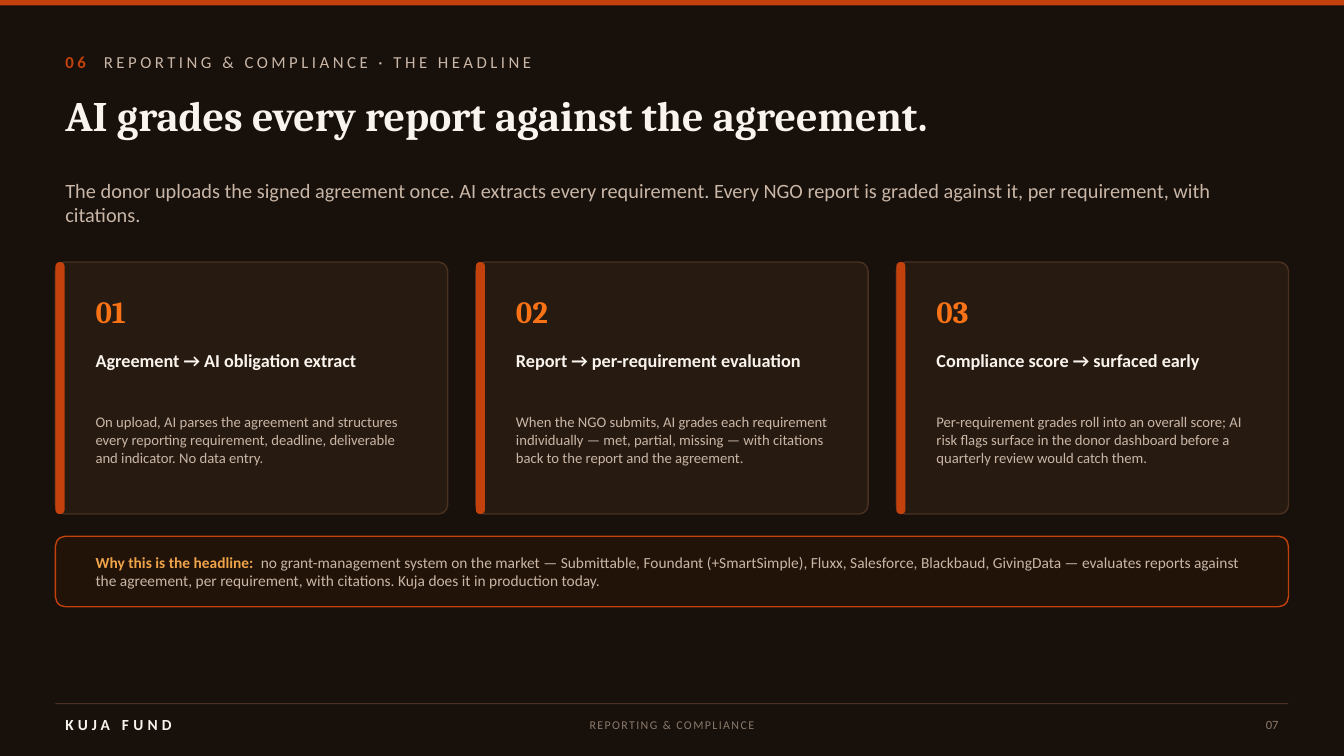
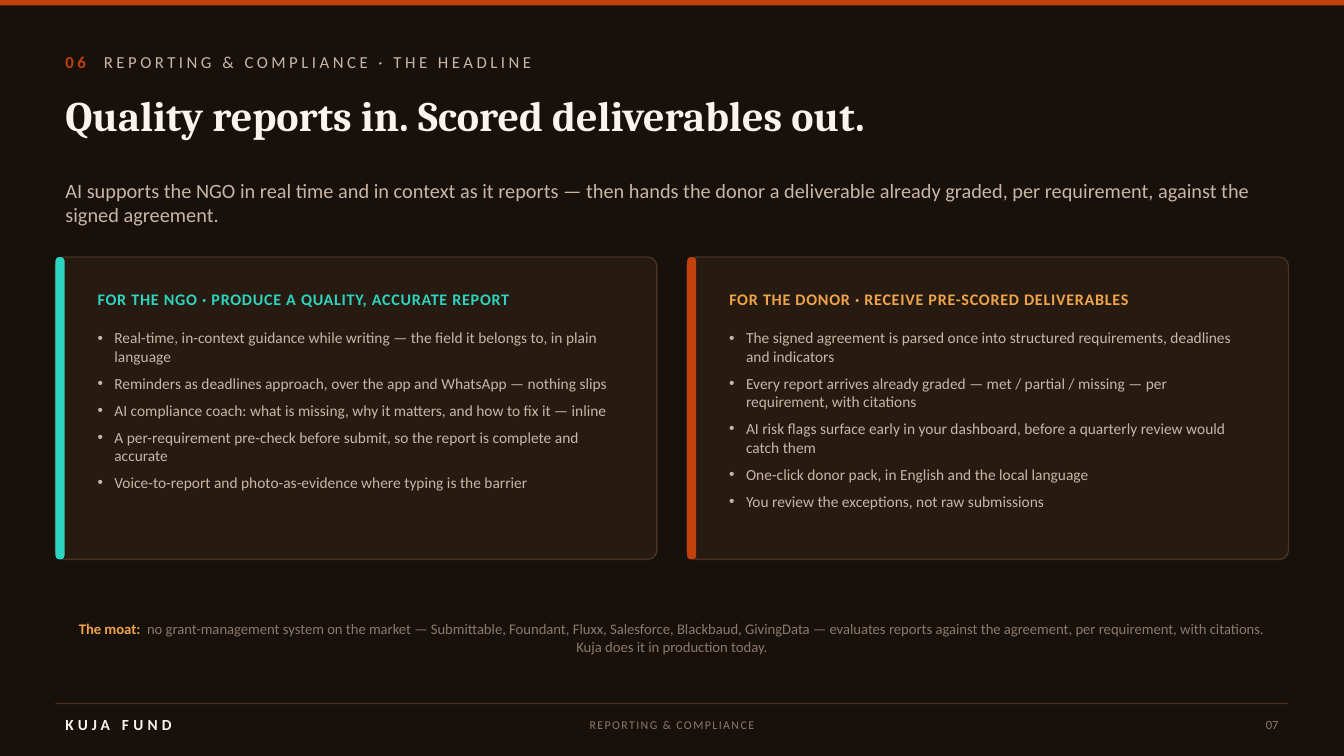
Before and after one commit to idirisloyan/kuja-grant, a slide deck: slide 7 of docs/Kuja_Grant_Pitch_Deck_V6_Aug2026.pptx. Drawn at 1344x756 pixels with LibreOffice and Linux fonts; fonts in the diff are those of the drawing. Boxes give left, top, right and bottom in pixels: in the first picture for what was removed or moved away, otherwise in the second. Text is boxed around its words. In the diff, an @@ line names an element or a change of style, - is before the commit and + after.

```diff
--- a/docs/Kuja_Grant_Pitch_Deck_V6_Aug2026.pptx
+++ b/docs/Kuja_Grant_Pitch_Deck_V6_Aug2026.pptx
@@ text at [65, 102, 864, 141]: text changed @@
-AI grades every report against the agreement.
+Quality reports in. Scored deliverables out.
@@ text at [65, 184, 1249, 226]: text changed @@
-The donor uploads the signed agreement once. AI extracts every requirement. Every NGO report is graded against it, per requirement, with citations.
+AI supports the NGO in real time and in context as it reports — then hands the donor a deliverable already graded, per requirement, against the signed agreement.
@@ rounded rectangle at [55, 257, 657, 560]: proportions changed @@
@@ rounded rectangle: place and size @@
-rounded rectangle at [55, 262, 448, 514]
+rounded rectangle at [55, 257, 657, 560]
@@ rounded rectangle: place and size @@
-rounded rectangle at [55, 262, 65, 514]
+rounded rectangle at [55, 257, 65, 560]
@@ rounded rectangle at [55, 257, 65, 560]: fill #C2410C to #2DD4BF @@
@@ rounded rectangle removed at [476, 262, 868, 514] @@
@@ rounded rectangle removed at [476, 262, 485, 514] @@
@@ rounded rectangle: place and size @@
-rounded rectangle at [896, 262, 1289, 514]
+rounded rectangle at [688, 257, 1290, 560]
@@ rounded rectangle at [688, 257, 1290, 560]: proportions changed @@
@@ rounded rectangle: place and size @@
-rounded rectangle at [896, 262, 905, 514]
+rounded rectangle at [688, 257, 697, 560]
@@ text added at [98, 294, 509, 307], 11.5 pt, text #2DD4BF, bold @@
+FOR THE NGO · PRODUCE A QUALITY, ACCURATE REPORT
@@ text added at [729, 294, 1128, 305], 11.5 pt, text #F0A44A, bold @@
+FOR THE DONOR · RECEIVE PRE-SCORED DELIVERABLES
@@ text removed at [96, 302, 126, 323] @@
-01
@@ text removed at [516, 302, 548, 323] @@
-02
@@ text removed at [936, 302, 968, 324] @@
-03
@@ text removed at [96, 354, 356, 370] @@
-Agreement → AI obligation extract
@@ text added at [114, 332, 607, 491], 11 pt, text #C9B6A6 @@
+• Real-time, in-context guidance while writing — the field it belongs to, in plain language
+• Reminders as deadlines approach, over the app and WhatsApp — nothing slips
+• AI compliance coach: what is missing, why it matters, and how to fix it — inline
+• A per-requirement pre-check before submit, so the report is complete and accurate
+• Voice-to-report and photo-as-evidence where typing is the barrier
@@ text removed at [516, 354, 800, 370] @@
-Report → per-requirement evaluation
@@ text added at [746, 332, 1230, 510], 11 pt, text #C9B6A6 @@
+• The signed agreement is parsed once into structured requirements, deadlines and indicators
+• Every report arrives already graded — met / partial / missing — per requirement, with citations
+• AI risk flags surface early in your dashboard, before a quarterly review would catch them
+• One-click donor pack, in English and the local language
+• You review the exceptions, not raw submissions
@@ text removed at [936, 354, 1200, 370] @@
-Compliance score → surfaced early
@@ text removed at [96, 417, 398, 465] @@
-On upload, AI parses the agreement and structures every reporting requirement, deadline, deliverable and indicator. No data entry.
@@ text removed at [516, 417, 827, 466] @@
-When the NGO submits, AI grades each requirement individually — met, partial, missing — with citations back to the report and the agreement.
@@ text removed at [936, 417, 1241, 466] @@
-Per-requirement grades roll into an overall score; AI risk flags surface in the donor dashboard before a quarterly review would catch them.
@@ rounded rectangle removed at [55, 536, 1289, 607] @@
@@ text "The moat: no grant-management system ..." at [79, 623, 1264, 655]: vertical alignment middle to top @@
@@ text at [79, 623, 1264, 655]: text changed; size 11 to 10.5 pt; text colour #C9B6A6 to #8C7A6C @@
-Why this is the headline: no grant-management system on the market — Submittable, Foundant (+SmartSimple), Fluxx, Salesforce, Blackbaud, GivingData — evaluates reports against the agreement, per requirement, with citations. Kuja does it in production today.
+The moat: no grant-management system on the market — Submittable, Foundant, Fluxx, Salesforce, Blackbaud, GivingData — evaluates reports against the agreement, per requirement, with citations. Kuja does it in production today.
```
Also in this commit, not shown: 5 other slides changed.
